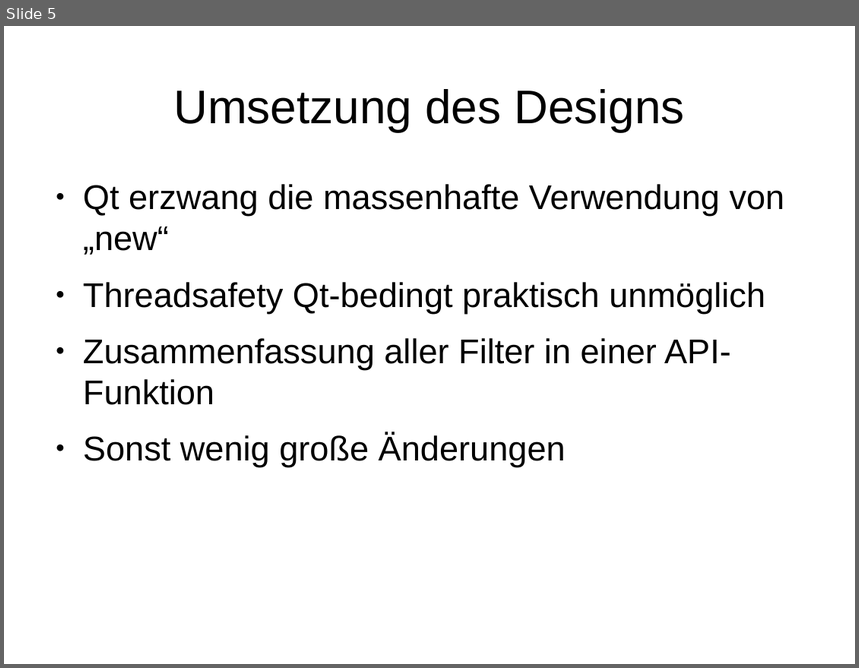
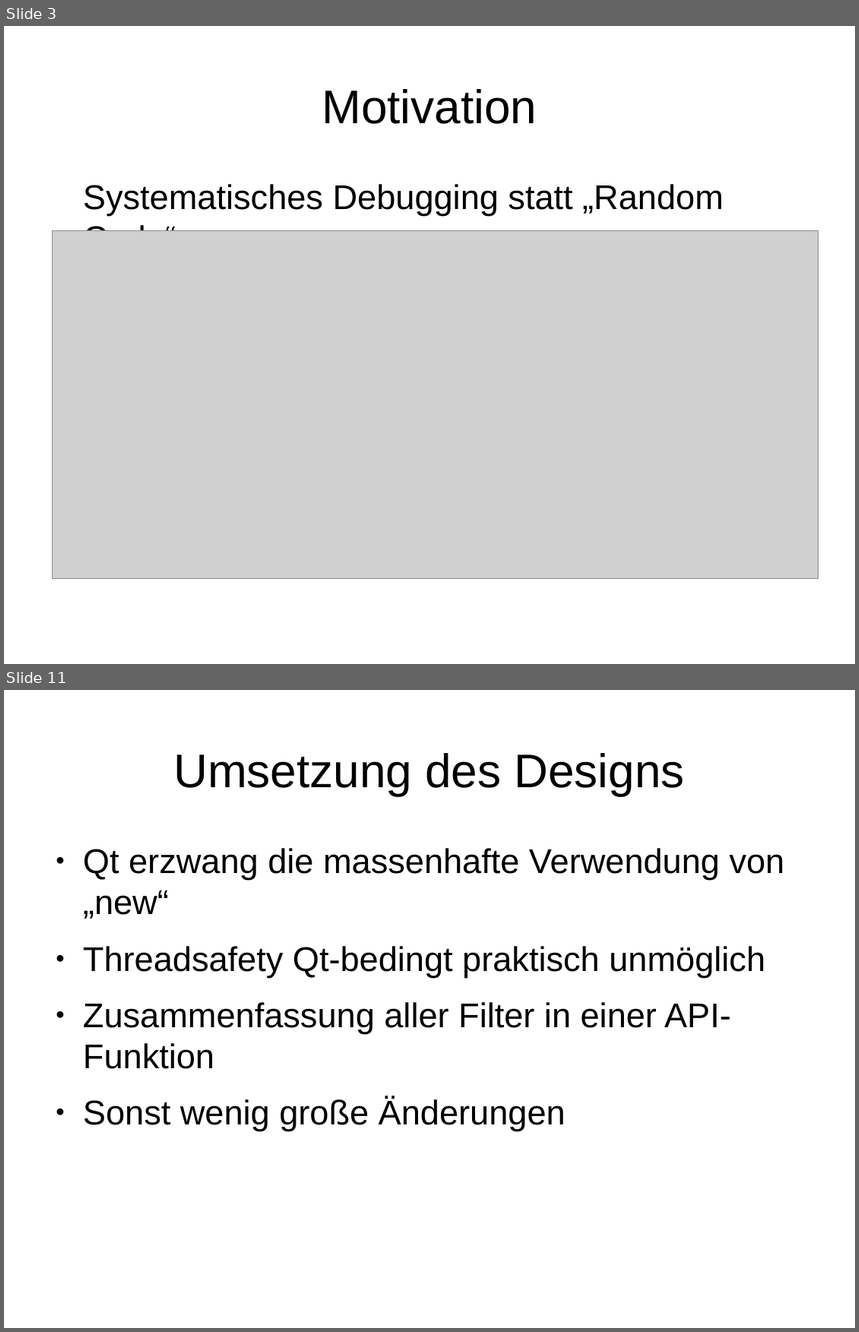
Before and after one commit to CVVisualPSETeam/Dokumente, a slide deck: Presentation/presentation.odp. Shown one above the other, each under a label of ours: slide 5 before the commit, slides 3 and 11 after it; the slides between them are not shown. The pictures are 859x668 and 859x1332 pixels, drawn with LibreOffice and Linux fonts; fonts in the diff are those of the drawing; grey boxes stand for pictures. Boxes give left, top, right and bottom in pixels: in the first picture for what was removed or moved away, otherwise in the second. Text is boxed around its words. In the diff, an @@ line names an element or a change of style, - is before the commit and + after.

```diff
--- a/Presentation/presentation.odp
+++ b/Presentation/presentation.odp
@@ slide 3 added at (4, 26, 855, 664), background #FFFFFF @@
@@ title added at (322, 89, 537, 124), 44 pt, text #000000 @@
+Motivation
@@ text added at (83, 184, 724, 231), 32 pt, text #000000 @@
+Systematisches Debugging statt „Random Code“
@@ picture added at (53, 231, 819, 580) @@
@@ what was slide 5 is now slide 11 @@
```
Also in this commit, not shown: 4 slides changed, 8 other slides added.
